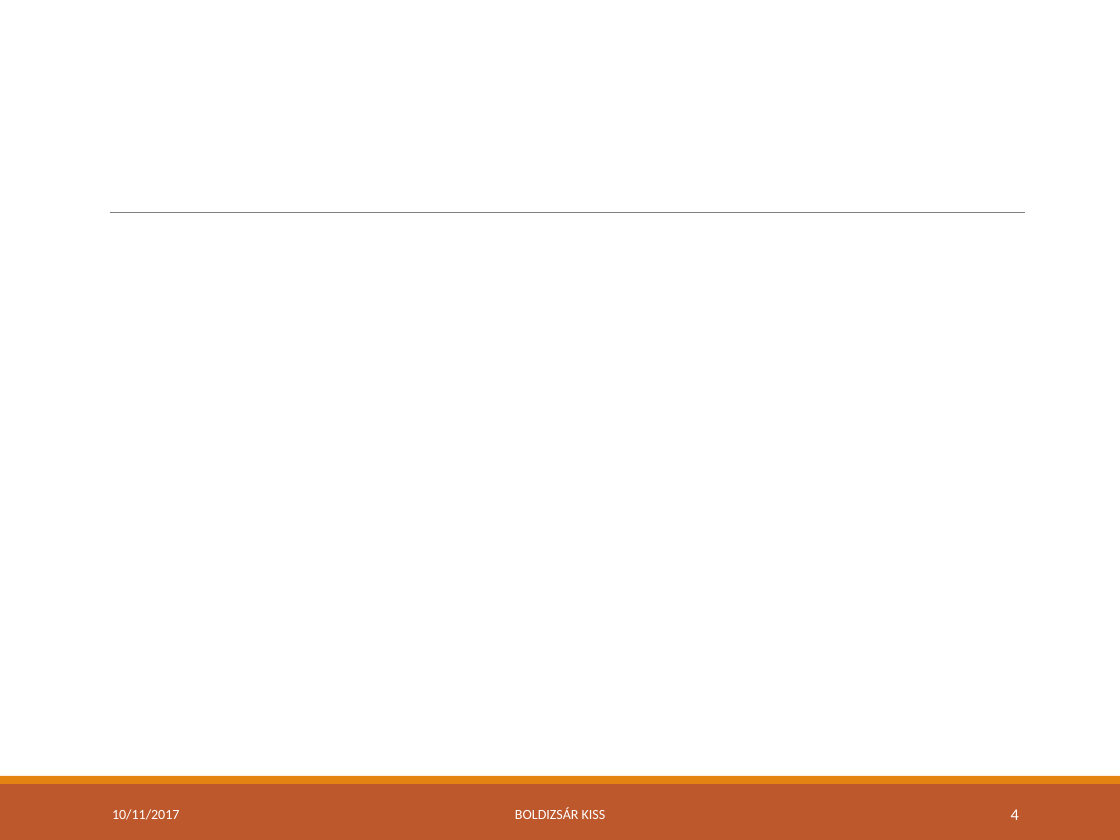
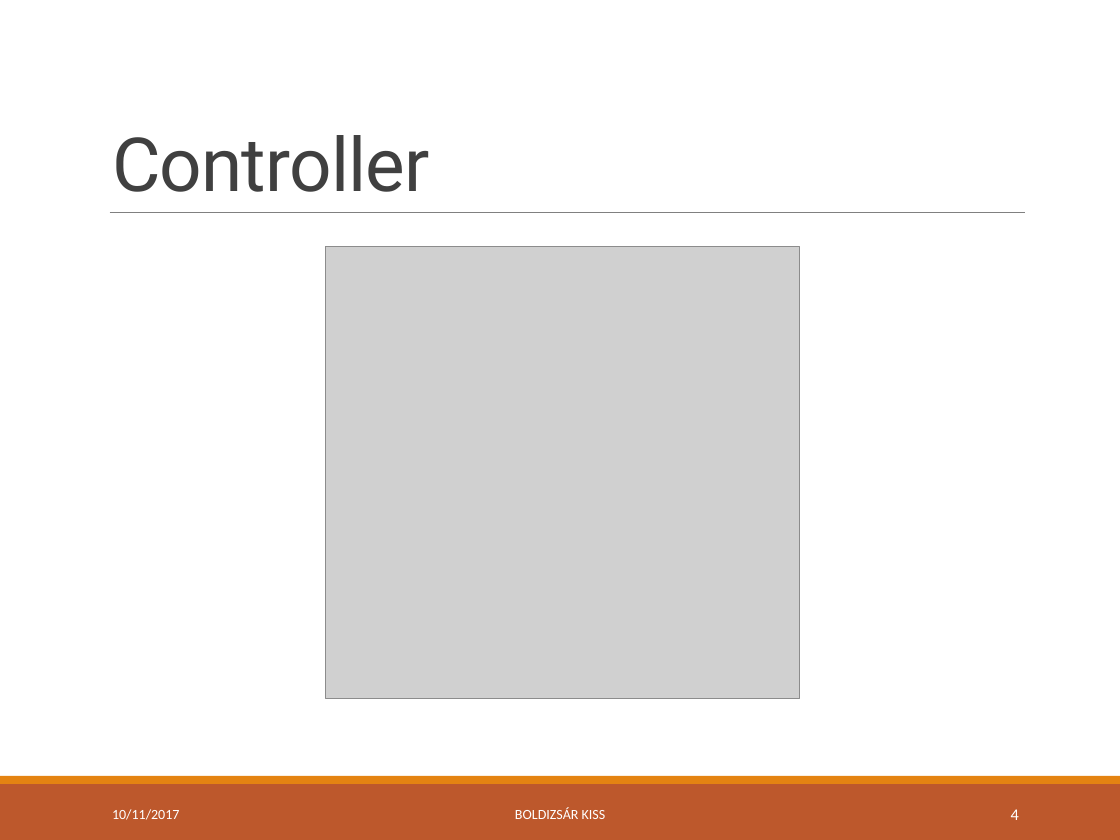
Before and after one commit to green-fox-academy/bpo106, a slide deck: slide 4 of week09/day05/demo/ppt-w09.pptx. Drawn at 1120x840 pixels with LibreOffice and Linux fonts; fonts in the diff are those of the drawing; grey boxes stand for pictures. Boxes give left, top, right and bottom in pixels: in the first picture for what was removed or moved away, otherwise in the second. Text is boxed around its words. In the diff, an @@ line names an element or a change of style, - is before the commit and + after.

```diff
--- a/week09/day05/demo/ppt-w09.pptx
+++ b/week09/day05/demo/ppt-w09.pptx
@@ title added at bbox=[112, 135, 430, 192], 48 pt, text #404040 @@
+Controller
@@ picture added at bbox=[326, 246, 800, 699] @@
```
Also in this commit, not shown: 5 other slides changed, 4 slides added, 4 other files.
